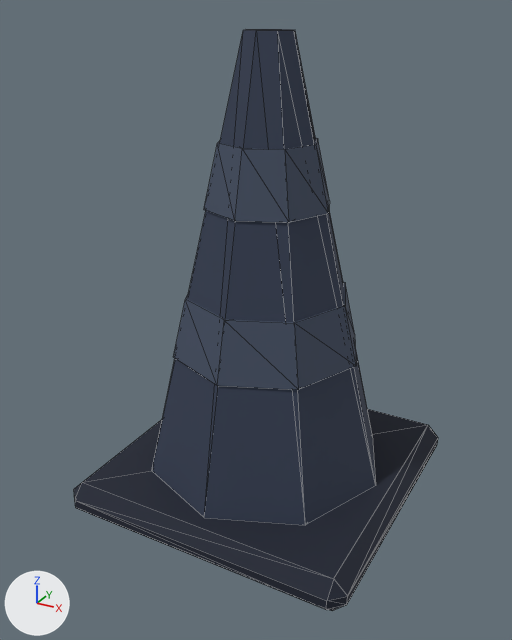
Two versions of the glTF model public/assets/models/city/city_traffic_cone.glb, one commit apart.
One viewpoint serves both versions: a 50 mm camera at (0.461, -0.874, 0.725) aimed at (-0.005, -0.027, 0.302). The lights are fixed; the arrows at lower left show +X, +Y and +Z. The picture after the commit comes second. Mesh edges are drawn as thin lines. Where no turn or scale is listed for an object, it has been applied to the vertices. Vertices at exactly the same position are counted once.

Names of what the first picture shows: 'base', 'cone', 'reflector_band', 'reflector_band.001'.
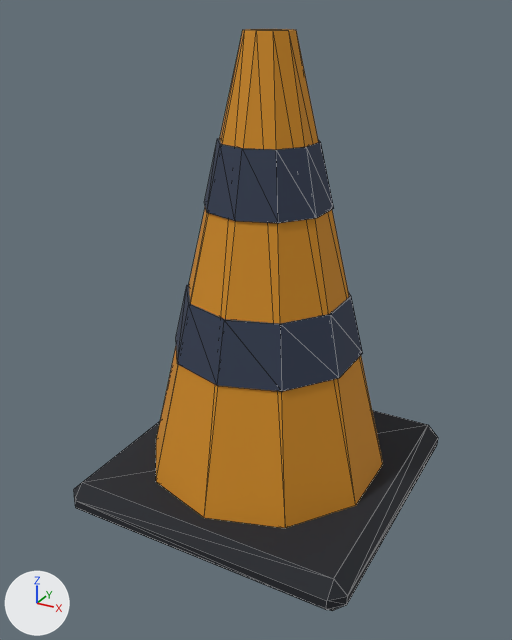
Boxes [x1, y1, x2, y2] around the edits, measured in the pictures (512 x 640 px; the box of a moved part takes in the faces that stretch with it):
'cone', reshaped: before [152, 29, 376, 525]; after [156, 29, 383, 528]
'reflector_band', reshaped: before [173, 282, 356, 390]; after [176, 284, 363, 392]
'reflector_band.001', reshaped: before [204, 138, 330, 223]; after [204, 138, 334, 223]
part 1 of me_cone, moved or reshaped: before [245, 29, 376, 485]; after [156, 29, 383, 505]
part 2 of me_cone, recoloured (dark blue to orange): before [152, 30, 376, 525]; after [156, 30, 356, 528]
part 3 of me_reflector_band, moved or reshaped: before [185, 282, 356, 366]; after [176, 284, 363, 378]
part 4 of me_reflector_band, recoloured: before [173, 300, 356, 390]; after [177, 305, 339, 392]
part 5 of me_reflector_band_001, moved or reshaped: before [218, 138, 330, 213]; after [204, 138, 334, 218]
part 6 of me_reflector_band_001, recoloured: before [204, 143, 329, 223]; after [207, 145, 317, 223]

The change, as a diff of the scene's bpy script:
```diff
--- a/public/assets/models/city/city_traffic_cone.glb.py
+++ b/public/assets/models/city/city_traffic_cone.glb.py
@@ mat_mat_hivis @@
+mat_mat_hivis = principled_material('mat_hivis')
+mat_mat_hivis.base_color = (0.631, 0.254, 0.0116)  # orange #d08a1c
+mat_mat_hivis.roughness = 0.85
@@ me_cone @@
 # used by ob_cone; location = (0.0, 0.0, 0.377)
-me_cone.from_pydata(...)  # 16 vertices, 28 faces; spans x -0.19..0.19, y -0.19..0.19, z -0.322..0.322
+me_cone.from_pydata(...)  # 20 vertices, 36 faces; spans x -0.181..0.181, y -0.19..0.19, z -0.322..0.322
+# me_cone part 1
+# 6 vertices are removed from x -0.134..0.134, y 0.0..0.134, z -0.322..0.322
+# 22 faces are deleted
+# 6 vertices move from x -0.19..0.19, y -0.134..0.0, z -0.322..0.322 to x -0.181..0.181, y -0.154..-0.028, z -0.322..0.322
+# 10 vertices are added at x -0.181..0.181, y -0.011..0.154, z -0.322..0.322
+# 30 new faces join them
+# me_cone part 2: 6 faces spanning x -0.112..0.181, y -0.19..-0.028, z -0.322..0.322 switch from mat_mat_trim (dark blue #313b50) to mat_mat_hivis (orange #d08a1c)
@@ me_reflector_band @@
 # used by ob_reflector_band; location = (0.0, 0.0, 0.295)
-me_reflector_band.from_pydata(...)  # 16 vertices, 28 faces; spans x -0.146..0.146, y -0.146..0.146, z -0.045..0.045
+me_reflector_band.from_pydata(...)  # 20 vertices, 36 faces; spans x -0.139..0.139, y -0.146..0.146, z -0.045..0.045
+# me_reflector_band part 3
+# 6 vertices are removed from x -0.125..0.125, y 0.0..0.103, z -0.045..0.045
+# 22 faces are deleted
+# 6 vertices move from x -0.146..0.146, y -0.103..0.0, z -0.045..0.045 to x -0.139..0.139, y -0.118..-0.045, z -0.045..0.045
+# 10 vertices are added at x -0.139..0.139, y -0.038..0.118, z -0.045..0.045
+# 30 new faces join them
+# me_reflector_band part 4: 6 faces spanning x -0.086..0.139, y -0.146..-0.045, z -0.045..0.045 switch from mat_mat_concrete (dark blue #424d61) to mat_mat_trim (dark blue #313b50)
@@ me_reflector_band_001 @@
 # used by ob_reflector_band_001; location = (0.0, 0.0, 0.515)
-me_reflector_band_001.from_pydata(...)  # 16 vertices, 28 faces; spans x -0.093..0.093, y -0.093..0.093, z -0.045..0.045
+me_reflector_band_001.from_pydata(...)  # 20 vertices, 36 faces; spans x -0.089..0.089, y -0.093..0.093, z -0.045..0.045
+# me_reflector_band_001 part 5
+# 6 vertices are removed from x -0.072..0.072, y 0.0..0.066, z -0.045..0.045
+# 22 faces are deleted
+# 6 vertices move from x -0.093..0.093, y -0.066..0.0, z -0.045..0.045 to x -0.089..0.089, y -0.075..-0.029, z -0.045..0.045
+# 10 vertices are added at x -0.089..0.089, y -0.022..0.075, z -0.045..0.045
+# 30 new faces join them
+# me_reflector_band_001 part 6: 6 faces spanning x -0.055..0.089, y -0.093..-0.029, z -0.045..0.045 switch from mat_mat_concrete (dark blue #424d61) to mat_mat_trim (dark blue #313b50)
```
